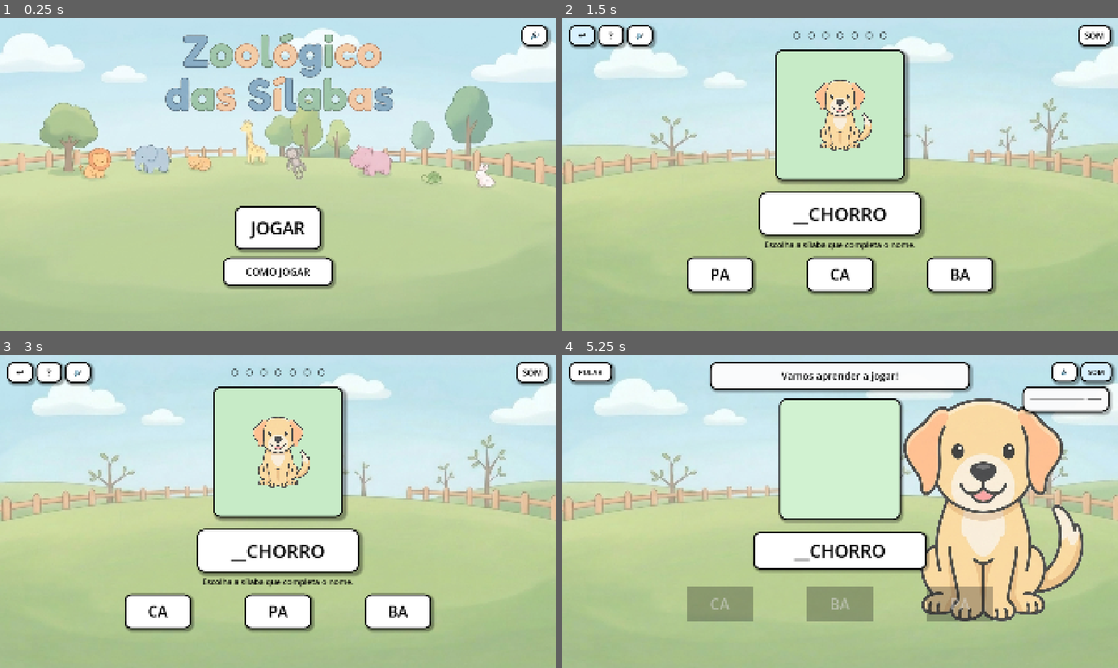
Above: before the commit, frames 1-4 (two rows, left to right).
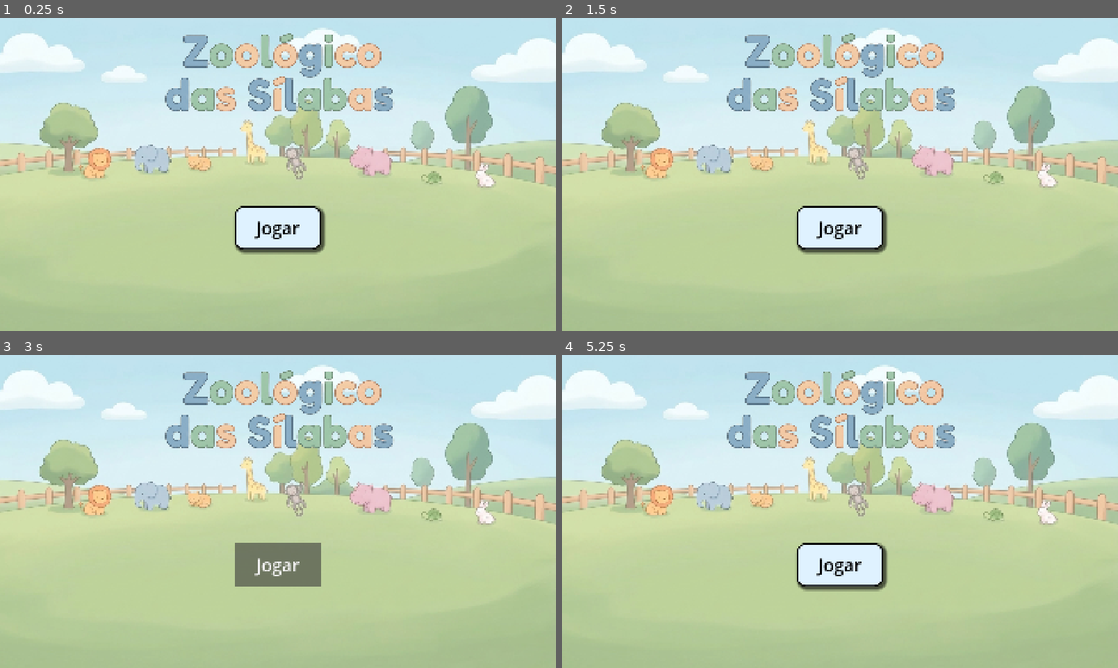
Above: after the commit, the same moments.

Repository: AugustoSalvego/Zoo_Game
Game: Godot game, scene res://scenes/Menu.tscn
Same seed, same stepped clock (60 frames per second), same inputs: the game is played once before the commit and once after it.
Inputs (mouse positions are in pixels of both pictures, inside the frame that each line leads up to):
- Up to frame 1 (0.25 s): no input
- Up to frame 2 (1.5 s): click "JOGAR" (after the commit: "Jogar") at 0.5 s; click (589, 33) at 1.25 s, where only the run before the commit has a clickable "PULAR"
- Up to frame 3 (3 s): click (22, 373) at 2 s, where only the run before the commit has a clickable "↩"; click "JOGAR" (after the commit: "Jogar") at 2.75 s
- Up to frame 4 (5.25 s): click (612, 373) at 3.5 s, where only the run before the commit has a clickable "?"; click (1062, 370) at 4.25 s, where only the run before the commit has a clickable "🔊"; click (1095, 370) at 5 s, where only the run before the commit has a clickable "SOM"

The runs differ from the first frame. In frame 1, 4.7% of the frame differs, in the area x 40-100%, y 2-87%; in frame 2, 34%; in frame 3, 34%; in frame 4, 46%, in the area x 0-100%, y 2-86%.
Error after the commit: Invalid call. Nonexistent function 'play_music' in base 'Node (AccessibilityAudio)'. (res://scripts/menu.gd:17)

Commit message:
fix: integrate spoken audio sources and fallbacks

Diff:
--- a/scripts/accessibility_audio.gd
+++ b/scripts/accessibility_audio.gd
@@ -3,70 +3,235 @@
 
 const SETTINGS_PATH := "user://zoo_settings.cfg"
 
+const NINO_A_BASE := "https://raw.githubusercontent.com/RafaelTomazGraciano/ninoedu/main/assets/Vogal_A/Audios/"
+const NINO_O_WORDS_BASE := "https://raw.githubusercontent.com/RafaelTomazGraciano/ninoedu/main/assets/Vogal_O/AudiosPalavras/"
+const LIGUE_AUDIO_BASE := "https://raw.githubusercontent.com/RafaelTomazGraciano/ligue-as-silabas/main/assets/audios/"
+
+const REMOTE_VOICES := {
+	"menu_play": LIGUE_AUDIO_BASE + "jogar.ogg",
+	"menu_how_to_play": LIGUE_AUDIO_BASE + "como_jogar.ogg",
+	"ui_volume": LIGUE_AUDIO_BASE + "volume.ogg",
+	"ui_back": LIGUE_AUDIO_BASE + "voltar.ogg",
+	"ui_help": LIGUE_AUDIO_BASE + "como_jogar.ogg",
+	"ui_skip": LIGUE_AUDIO_BASE + "como_jogar/pular_tutorial.ogg",
+	"tutorial_welcome": LIGUE_AUDIO_BASE + "como_jogar/vamos_aprender_a_jogar.ogg",
+	"feedback_correct": LIGUE_AUDIO_BASE + "como_jogar/voce_acertou.ogg",
+	"feedback_try_again": LIGUE_AUDIO_BASE + "como_jogar/tente_outra_vez.ogg",
+	"tutorial_your_turn": LIGUE_AUDIO_BASE + "como_jogar/sua_vez.ogg"
+}
+
+const FALLBACK_TEXTS := {
+	"menu_play": "Jogar.",
+	"menu_how_to_play": "Como jogar.",
+	"ui_volume": "Volume.",
+	"ui_back": "Voltar.",
+	"ui_help": "Como jogar.",
+	"ui_skip": "Pular tutorial.",
+	"ui_repeat": "Ouvir novamente.",
+	"tutorial_look_animal": "Olhe o animal.",
+	"tutorial_word_missing": "Uma parte da palavra está faltando.",
+	"tutorial_choose_ca": "Escolha a sílaba CA.",
+	"tutorial_click_ca": "Agora clique em CA.",
+	"instruction_choose_syllable": "Escolha a sílaba que completa o nome.",
+	"final_congratulations": "Parabéns! Você completou o Zoológico das Sílabas."
+}
+
+const NINO_WORD_URLS := {
+	"GATO": NINO_O_WORDS_BASE + "gato.ogg",
+	"MACACO": NINO_O_WORDS_BASE + "macaco.ogg",
+	"CAVALO": NINO_O_WORDS_BASE + "cavalo.ogg"
+}
+
+static var _stream_cache: Dictionary = {}
+
 var voice_player := AudioStreamPlayer.new()
-var music_player := AudioStreamPlayer.new()
+var syllable_player := AudioStreamPlayer.new()
 var sfx_player := AudioStreamPlayer.new()
+var _tts_voice := ""
+var _last_nonzero_volume := 0.8
+var _spoken_generation := 0
 
 func _ready() -> void:
 	add_child(voice_player)
-	add_child(music_player)
+	add_child(syllable_player)
 	add_child(sfx_player)
-	set_master_volume(load_saved_volume())
+	_tts_voice = _find_portuguese_voice()
+	var saved := load_saved_volume()
+	if saved > 0.001:
+		_last_nonzero_volume = saved
+	set_master_volume(saved)
 
 func set_master_volume(value: float) -> void:
-	var safe_value: float = clampf(value, 0.0, 1.0)
+	var safe_value := clampf(value, 0.0, 1.0)
+	if safe_value > 0.001:
+		_last_nonzero_volume = safe_value
 	AudioServer.set_bus_mute(0, safe_value <= 0.001)
 	if safe_value > 0.001:
 		AudioServer.set_bus_volume_db(0, linear_to_db(safe_value))
 
 func save_master_volume(value: float) -> void:
+	var safe_value := clampf(value, 0.0, 1.0)
 	var config := ConfigFile.new()
 	config.load(SETTINGS_PATH)
-	config.set_value("audio", "master_volume", clampf(value, 0.0, 1.0))
+	config.set_value("audio", "master_volume", safe_value)
 	config.save(SETTINGS_PATH)
-	set_master_volume(value)
+	set_master_volume(safe_value)
 
 func load_saved_volume() -> float:
 	var config := ConfigFile.new()
 	if config.load(SETTINGS_PATH) != OK:
 		return 0.8
-	return float(config.get_value("audio", "master_volume", 0.8))
+	return clampf(float(config.get_value("audio", "master_volume", 0.8)), 0.0, 1.0)
+
+func is_muted() -> bool:
+	return load_saved_volume() <= 0.001
 
 func play_voice(key: String) -> bool:
-	var path := _find_audio_file("res://audio/voice/" + key)
-	if path.is_empty():
+	var url := str(REMOTE_VOICES.get(key, ""))
+	if not url.is_empty():
+		_play_remote_nonblocking("voice:" + key, url, voice_player, key)
+		return true
+	var text := str(FALLBACK_TEXTS.get(key, ""))
+	if not text.is_empty():
+		return speak_text(text)
+	return false
+
+func speak_and_wait(key: String, fallback_seconds: float = 1.2) -> void:
+	var url := str(REMOTE_VOICES.get(key, ""))
+	if not url.is_empty():
+		var stream := await _fetch_stream("voice:" + key, url)
+		if stream != null:
+			_stop_spoken_audio()
+			voice_player.stream = stream
+			voice_player.play()
+			await voice_player.finished
+			return
+	var text := str(FALLBACK_TEXTS.get(key, ""))
+	if not text.is_empty():
+		speak_text(text)
+	await get_tree().create_timer(fallback_seconds).timeout
+
+func play_syllable(syllable: String) -> bool:
+	var normalized := syllable.strip_edges().to_lower()
+	var url := NINO_A_BASE + normalized + ".ogg"
+	_play_remote_nonblocking("syllable:" + normalized, url, syllable_player, "", syllable)
+	return true
+
+func play_syllable_and_wait(syllable: String, fallback_seconds: float = 0.7) -> void:
+	var normalized := syllable.strip_edges().to_lower()
+	var stream := await _fetch_stream("syllable:" + normalized, NINO_A_BASE + normalized + ".ogg")
+	if stream != null:
+		_stop_spoken_audio()
+		syllable_player.stream = stream
+		syllable_player.play()
+		await syllable_player.finished
+		return
+	speak_text(syllable)
+	await get_tree().create_timer(fallback_seconds).timeout
+
+func play_word(word: String) -> bool:
+	var normalized := word.strip_edges().to_upper()
+	var url := str(NINO_WORD_URLS.get(normalized, ""))
+	if not url.is_empty():
+		_play_remote_nonblocking("word:" + normalized, url, voice_player, "", word.capitalize())
+		return true
+	return speak_text(word.capitalize())
+
+func play_word_and_wait(word: String, fallback_seconds: float = 1.0) -> void:
+	var normalized := word.strip_edges().to_upper()
+	var url := str(NINO_WORD_URLS.get(normalized, ""))
+	if not url.is_empty():
+		var stream := await _fetch_stream("word:" + normalized, url)
+		if stream != null:
+			_stop_spoken_audio()
+			voice_player.stream = stream
+			voice_player.play()
+			await voice_player.finished
+			return
+	speak_text(word.capitalize())
+	await get_tree().create_timer(fallback_seconds).timeout
+
+func speak_text(text: String) -> bool:
+	if _tts_voice.is_empty():
 		return false
+	_stop_spoken_audio()
+	var volume := int(round(load_saved_volume() * 100.0))
+	DisplayServer.tts_speak(text, _tts_voice, volume, 1.0, 0.92, 1, true)
+	return true
+
+func stop_voice() -> void:
+	_stop_spoken_audio()
+
+func _play_remote_nonblocking(cache_key: String, url: String, player: AudioStreamPlayer, fallback_key: String = "", fallback_text: String = "") -> void:
+	_stop_spoken_audio()
+	var generation := _spoken_generation
+	if _stream_cache.has(cache_key):
+		player.stream = _stream_cache[cache_key]
+		player.play()
+		return
+	var request := HTTPRequest.new()
+	add_child(request)
+	request.request_completed.connect(func(result: int, response_code: int, _headers: PackedStringArray, body: PackedByteArray):
+		if is_instance_valid(request):
+			request.queue_free()
+		if generation != _spoken_generation:
+			return
+		if result == HTTPRequest.RESULT_SUCCESS and response_code >= 200 and response_code < 300:
+			var stream := AudioStreamOggVorbis.load_from_buffer(body)
+			if stream != null:
+				_stream_cache[cache_key] = stream
+				player.stream = stream
+				player.play()
+				return
+		if not fallback_key.is_empty():
+			var text := str(FALLBACK_TEXTS.get(fallback_key, ""))
+			if not text.is_empty():
+				speak_text(text)
+		elif not fallback_text.is_empty():
+			speak_text(fallback_text)
+	, Object.CONNECT_ONE_SHOT)
+	var error := request.request(url)
+	if error != OK:
+		request.queue_free()
+		if not fallback_key.is_empty():
+			var text := str(FALLBACK_TEXTS.get(fallback_key, ""))
+			if not text.is_empty():
+				speak_text(text)
+		elif not fallback_text.is_empty():
+			speak_text(fallback_text)
+
+func _fetch_stream(cache_key: String, url: String) -> AudioStream:
+	if _stream_cache.has(cache_key):
+		return _stream_cache[cache_key]
+	var request := HTTPRequest.new()
+	add_child(request)
+	var error := request.request(url)
+	if error != OK:
+		request.queue_free()
+		return null
+	var response: Array = await request.request_completed
+	request.queue_free()
+	var result := int(response[0])
+	var response_code := int(response[1])
+	var body: PackedByteArray = response[3]
+	if result != HTTPRequest.RESULT_SUCCESS or response_code < 200 or response_code >= 300:
+		return null
+	var stream := AudioStreamOggVorbis.load_from_buffer(body)
+	if stream != null:
+		_stream_cache[cache_key] = stream
+	return stream
+
+func _stop_spoken_audio() -> void:
+	_spoken_generation += 1
 	voice_player.stop()
-	voice_player.stream = load(path)
-	voice_player.play()
-	return true
-
-func speak_and_wait(key: String, fallback_seconds: float = 1.2) -> void:
-	if play_voice(key):
-		await voice_player.finished
-	else:
-		await get_tree().create_timer(fallback_seconds).timeout
-
-func stop_voice() -> void:
-	voice_player.stop()
-
-func play_music(key: String) -> bool:
-	var path := _find_audio_file("res://audio/music/" + key)
-	if path.is_empty():
-		return false
-	if music_player.playing:
-		return true
-	music_player.stream = load(path)
-	music_player.volume_db = -16.0
-	music_player.play()
-	return true
-
-func stop_music() -> void:
-	music_player.stop()
-
-func _find_audio_file(base_path: String) -> String:
-	for extension in [".ogg", ".wav", ".mp3"]:
-		var candidate: String = base_path + str(extension)
-		if FileAccess.file_exists(candidate):
-			return candidate
-	return ""
+	syllable_player.stop()
+	if not _tts_voice.is_empty():
+		DisplayServer.tts_stop()
+
+func _find_portuguese_voice() -> String:
+	var voices := DisplayServer.tts_get_voices_for_language("pt_BR")
+	if voices.is_empty():
+		voices = DisplayServer.tts_get_voices_for_language("pt")
+	if voices.is_empty():
+		return ""
+	return str(voices[0])
